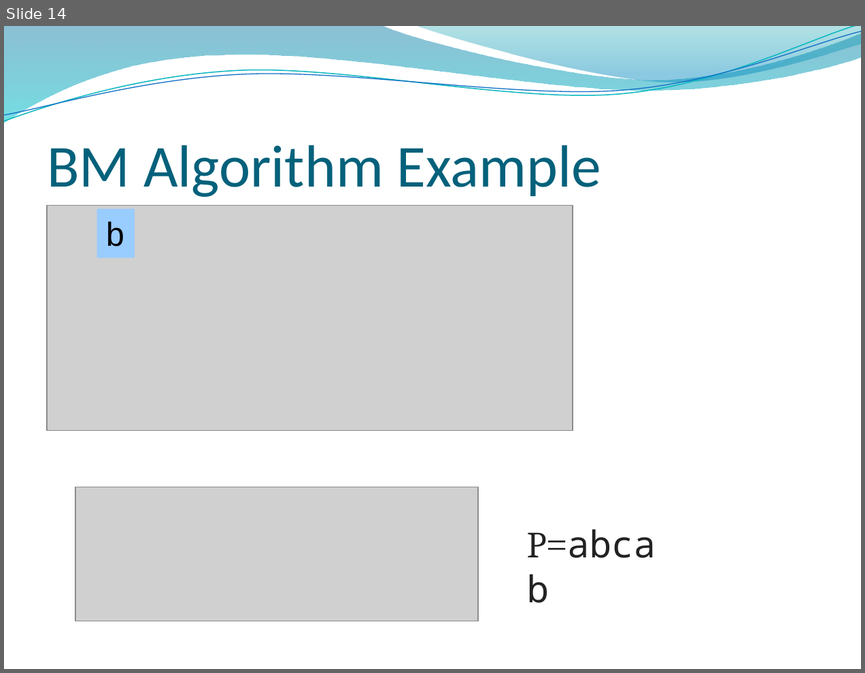
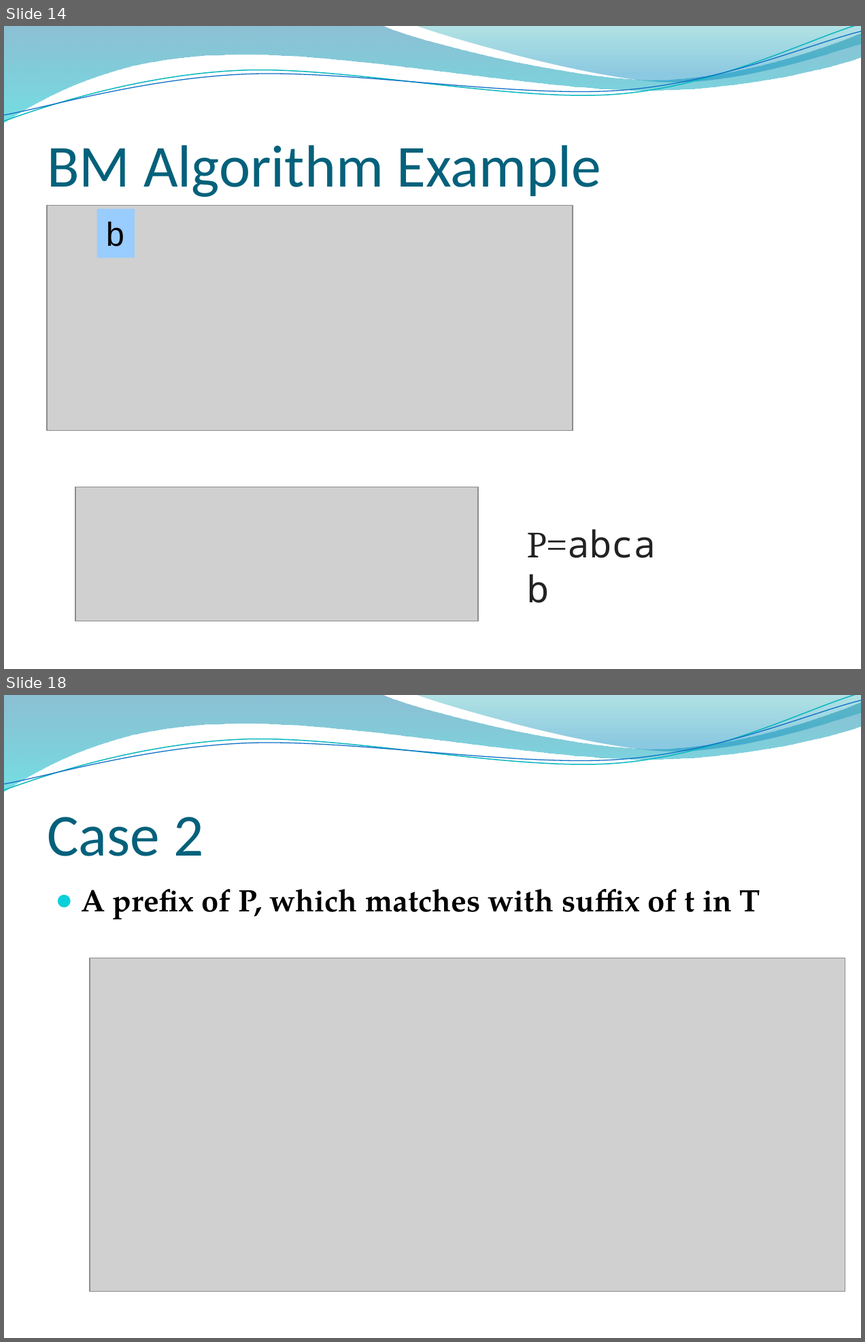
Before and after one commit to kapsitis/linen-tracer-682, a slide deck: discrete-bin/slides/discrete-week14-string-search.pptx. Shown one above the other, each under a label of ours: slide 14 before the commit, slides 14 and 18 after it; the slides between them are not shown. The pictures are 865x673 and 865x1342 pixels, drawn with LibreOffice and Linux fonts; fonts in the diff are those of the drawing; grey boxes stand for pictures; background and template pictures are left out. Boxes give left, top, right and bottom in pixels: in the first picture for what was removed or moved away, otherwise in the second. Text is boxed around its words. In the diff, an @@ line names an element or a change of style, - is before the commit and + after.

```diff
--- a/discrete-bin/slides/discrete-week14-string-search.pptx
+++ b/discrete-bin/slides/discrete-week14-string-search.pptx
@@ slide 18 added at bbox=[4, 695, 861, 1338], background picture (left out); not listed: 4 template elements that a slide beside it also shows @@
@@ title added at bbox=[47, 817, 203, 856], 50 pt, text #04617B @@
+Case 2
@@ text added at bbox=[81, 889, 760, 919], 26 pt, text #000000, bold @@
+● A prefix of P, which matches with suffix of t in T
@@ picture added at bbox=[90, 958, 844, 1291] @@
```
Also in this commit, not shown: 8 other slides added, 28 other files.
